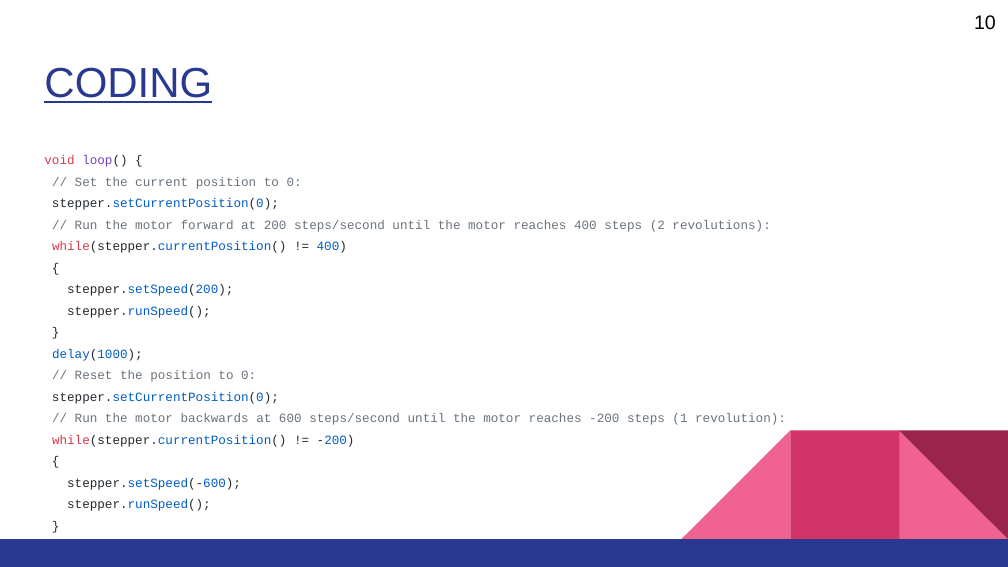
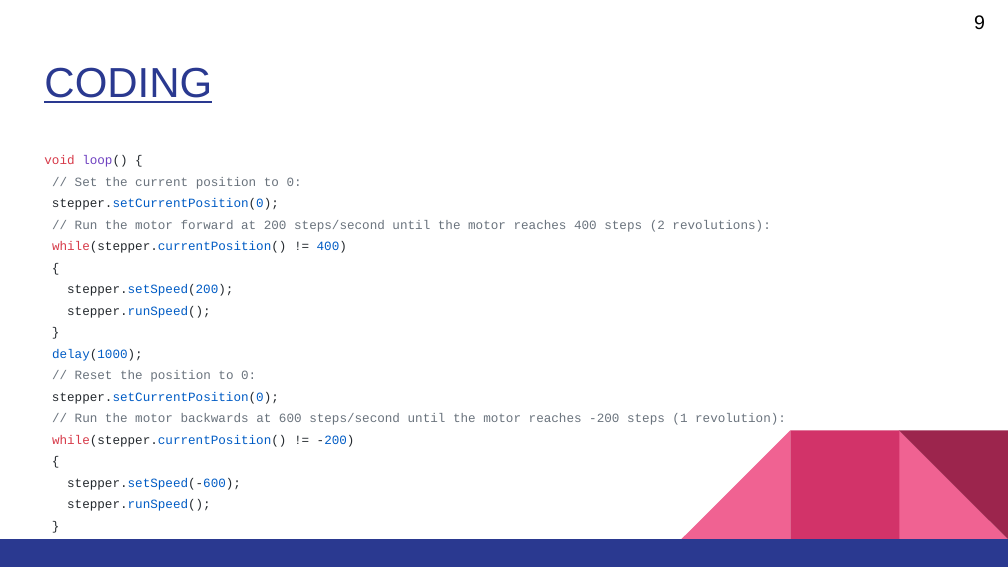
Before and after one commit to Plzzz256/waterfiller_automation, a slide deck: slide 9 of เครื่องกรอกน้ำอัตโนมัติ.pptx. Drawn at 1008x567 pixels with LibreOffice and Linux fonts; fonts in the diff are those of the drawing. Boxes give left, top, right and bottom in pixels: in the first picture for what was removed or moved away, otherwise in the second. Text is boxed around its words. In the diff, an @@ line names an element or a change of style, - is before the commit and + after.

```diff
--- a/เครื่องกรอกน้ำอัตโนมัติ.pptx
+++ b/เครื่องกรอกน้ำอัตโนมัติ.pptx
@@ text at [974, 15, 985, 30]: text changed @@
-10
+9
```
Also in this commit, not shown: 8 other slides changed, 1 slide added, 1 slide removed.
